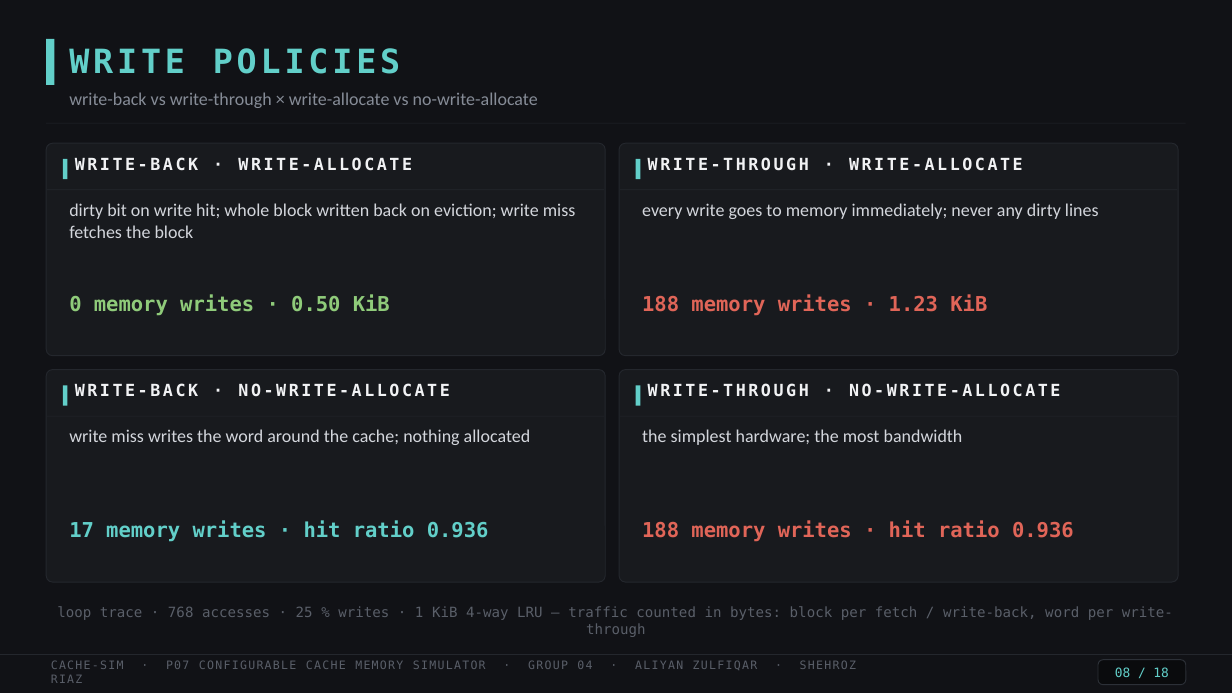
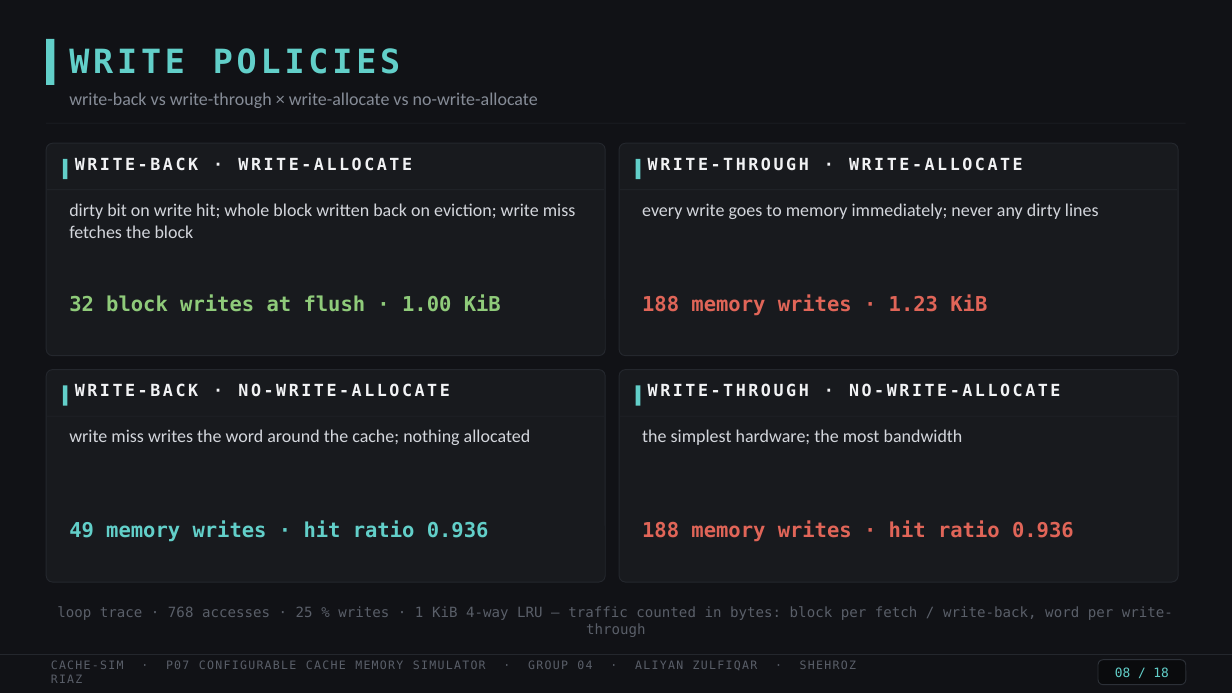
Before and after one commit to zorhehs/coa-lab-group4, a slide deck: slide 8 of docs/slides.pptx. Drawn at 1232x693 pixels with LibreOffice and Linux fonts; fonts in the diff are those of the drawing. Boxes give left, top, right and bottom in pixels: in the first picture for what was removed or moved away, otherwise in the second. Text is boxed around its words. In the diff, an @@ line names an element or a change of style, - is before the commit and + after.

```diff
--- a/docs/slides.pptx
+++ b/docs/slides.pptx
@@ text at (69,295,501,312): text changed @@
-0 memory writes · 0.50 KiB
+32 block writes at flush · 1.00 KiB
@@ text at (69,521,489,542): text changed @@
-17 memory writes · hit ratio 0.936
+49 memory writes · hit ratio 0.936
```
Also in this commit, not shown: 4 other slides changed, 26 other files.
